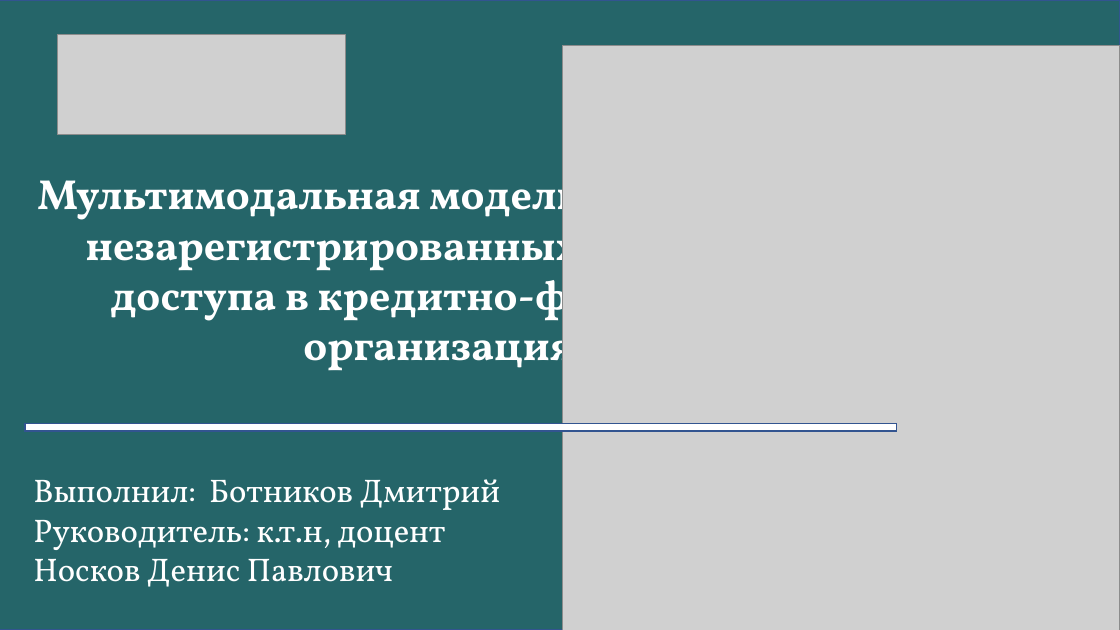
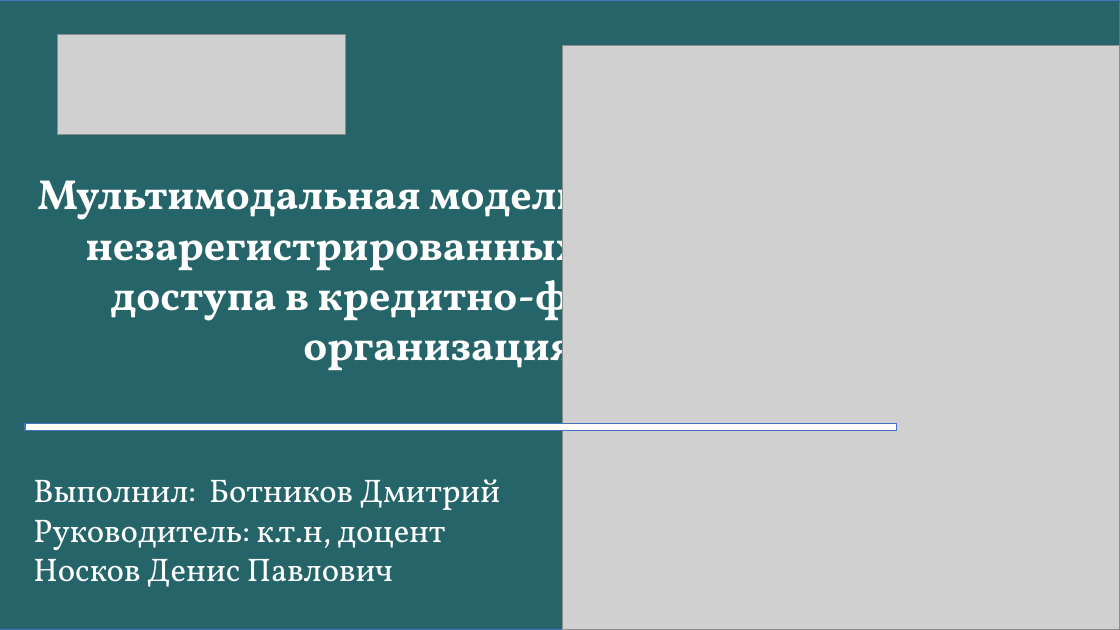
Before and after one commit to ChainsAre2Tight/vkr-wifi, a slide deck: slide 1 of Предзащита.pptx. Drawn at 1120x630 pixels with LibreOffice and Linux fonts; fonts in the diff are those of the drawing; grey boxes stand for pictures. Boxes give left, top, right and bottom in pixels: in the first picture for what was removed or moved away, otherwise in the second. Text is boxed around its words. In the diff, an @@ line names an element or a change of style, - is before the commit and + after.

```diff
--- a/Предзащита.pptx
+++ b/Предзащита.pptx
@@ rectangle at [0, 0, 1120, 630]: outline #325490 1 pt to #4472C4 0.99 pt @@
@@ rectangle at [25, 423, 897, 430]: outline #325490 1 pt to #4472C4 0.99 pt @@
```
Also in this commit, not shown: 2 other slides changed, 10 slides added, 9 slides removed.
